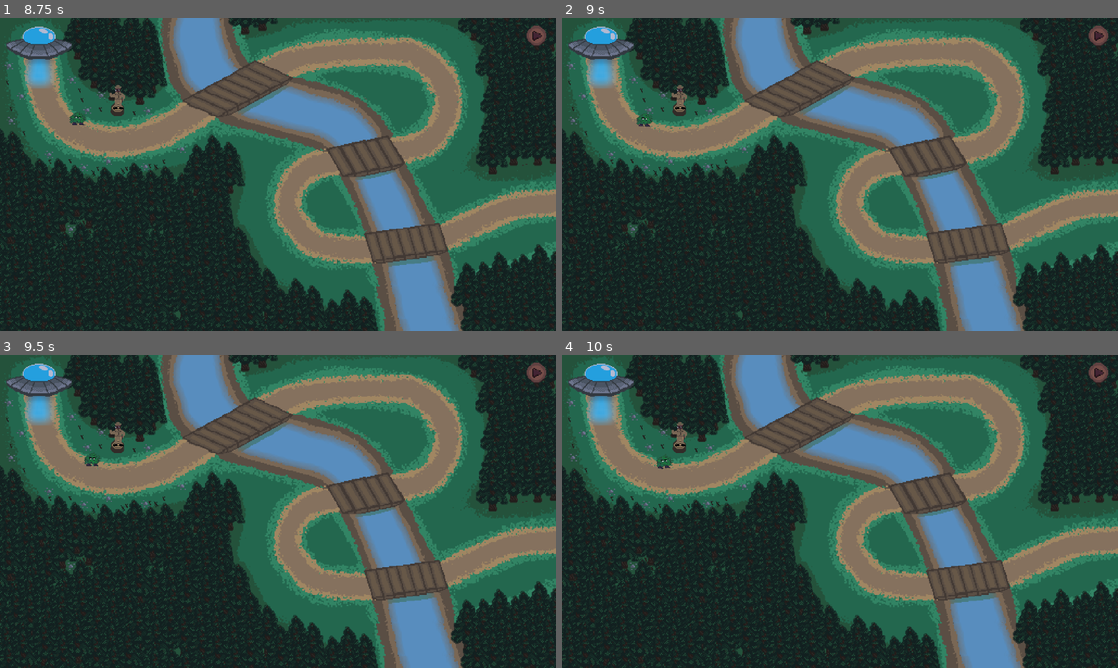
Above: before the commit, frames 1-4 (two rows, left to right).
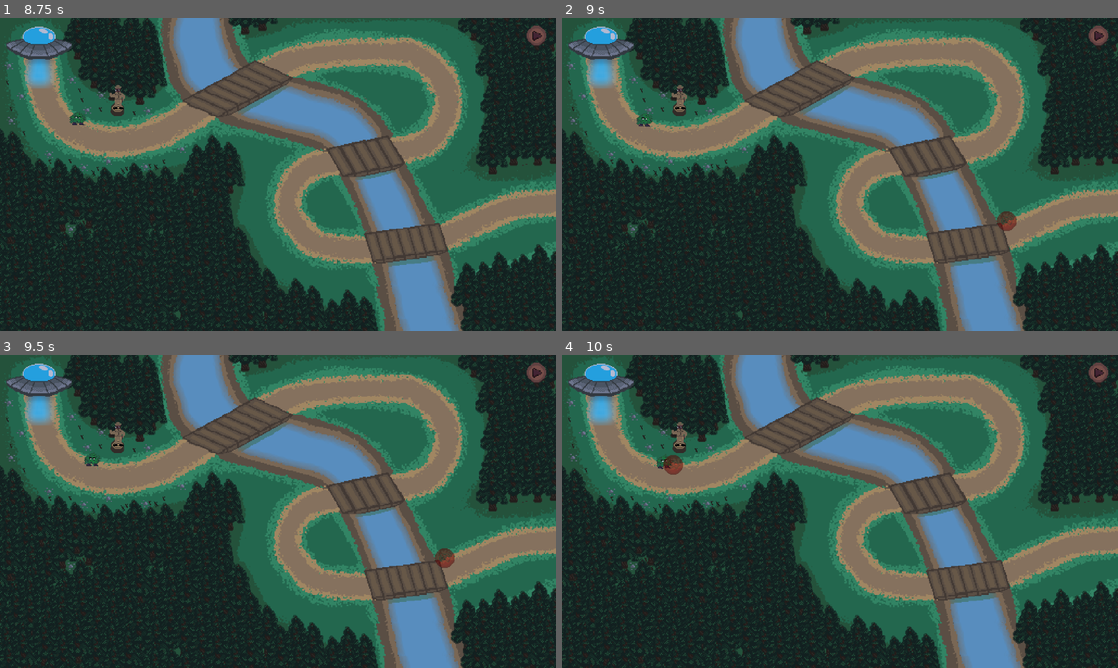
Above: after the commit, the same moments.

Repository: WilliamPickle/Aegis-of-Evergreen
Game: Godot game, scene res://scenes/current_scene.tscn
Two runs of this game, one before a commit and one after it. Both use one fixed random seed, a clock stepped at 60 frames per second and the inputs below.
Inputs (mouse positions are in pixels of both pictures, inside the frame that each line leads up to):
- Up to frame 1 (8.75 s): click (278, 174) at 0.5 s; click "Play" at 1.25 s; tap Enter at 2, 4.25 s; move the mouse to (400, 158) at 2.02 s; tap E at 2.1, 2.85, 4.35, 5.1 s; click (400, 158) at 2.17 s; tap Space at 2.75, 5 s; move the mouse to (166, 190) at 2.77 s; click (166, 190) at 2.92 s; click (522, 302) at 3.5 s; move the mouse to (333, 105) at 4.27 s; click (333, 105) at 4.42 s; move the mouse to (250, 237) at 5.02 s; click (250, 237) at 5.17 s; click (522, 302) at 5.75 s; click (533, 36) at 6.5 s; click (533, 36) at 7.25 s; click (533, 36) at 8 s
- Up to frame 2 (9 s): tap Enter at 8.75 s; move the mouse to (1006, 221) at 8.77 s; tap E at 8.85 s; click (1006, 221) at 8.92 s
- Up to frame 3 (9.5 s): no input
- Up to frame 4 (10 s): move the mouse to (673, 464) at 9.52 s; tap E at 9.6 s; click (673, 464) at 9.67 s

Frame 1 is identical in both runs. In frame 2, 0.2% of the frame differs, in the area x 78-82%, y 61-68%; in frame 3, 0.2%; in frame 4, 0.2%.

Commit message:
Test map hitboxes
Temporary hitboxes for tower placement testing

Diff:
--- a/scenes/level_1.tscn
+++ b/scenes/level_1.tscn
@@ -1,10 +1,11 @@
-[gd_scene load_steps=18 format=3 uid="uid://l3i6h5io4w4n"]
+[gd_scene load_steps=19 format=3 uid="uid://l3i6h5io4w4n"]
 
 [ext_resource type="Texture2D" uid="uid://bsp3ylagnsbpf" path="res://assets/sprites/maps/lvl1_map_v2.png" id="1_bswci"]
+[ext_resource type="Script" uid="uid://1g0ln2ifw00b" path="res://scripts/test_character_script.gd" id="1_fcfvj"]
 [ext_resource type="Texture2D" uid="uid://chpbewmr6hr8v" path="res://assets/sprites/icons and buttons/play_button_cropped.png" id="3_5xbjy"]
-[ext_resource type="Script" uid="uid://bfrutl1ayg5wm" path="res://scripts/start_wave.gd" id="4_4nkto"]
+[ext_resource type="Script" path="res://scripts/start_wave.gd" id="4_4nkto"]
 [ext_resource type="PackedScene" uid="uid://c47t02182m7x4" path="res://scenes/Enemies/blackberry_bush.tscn" id="4_5xbjy"]
-[ext_resource type="Script" uid="uid://fjhwx2cd8r7l" path="res://scenes/spawn_wave.gd" id="5_4nkto"]
+[ext_resource type="Script" path="res://scenes/spawn_wave.gd" id="5_4nkto"]
 
 [sub_resource type="Curve2D" id="Curve2D_014kd"]
 _data = {
@@ -35,6 +36,7 @@
 [sub_resource type="StyleBoxEmpty" id="StyleBoxEmpty_7nomh"]
 
 [node name="Level1" type="Node2D"]
+script = ExtResource("1_fcfvj")
 
 [node name="map" type="Sprite2D" parent="."]
 texture = ExtResource("1_bswci")
@@ -79,4 +81,21 @@
 [node name="SpawnWave" type="Timer" parent="."]
 script = ExtResource("5_4nkto")
 
+[node name="Area2D" type="Area2D" parent="."]
+
+[node name="Path" type="CollisionPolygon2D" parent="Area2D"]
+polygon = PackedVector2Array(-275, -170, -260, -165, -256, -161, -256, -156, -237, -151, -258, -133, -255, -107, -245, -80, -222, -60, -181, -54, -131, -69, -9, -139, 22, -149, 148, -156, 180, -143, 203, -114, 208, -82, 203, -47, 183, -27, 139, -15, 66, -3, 41, 6, 29, 17, 22, 31, 26, 42, 37, 56, 59, 70, 88, 72, 185, 59, 240, 36, 274, 23, 319, 21, 317, 46, 281, 48, 198, 83, 108, 96, 66, 96, 43, 94, 22, 80, 5, 55, -2, 36, 2, 16, 19, -12, 50, -25, 128, -40, 158, -45, 177, -57, 182, -76, 185, -93, 163, -118, 138, -129, 89, -128, 33, -123, 15, -114, -77, -66, -120, -40, -147, -30, -181, -24, -206, -26, -230, -32, -254, -49, -275, -72, -287, -102, -290, -121, -289, -134, -313, -150, -294, -156, -294, -161, -291, -165)
+
+[node name="BLTrees" type="CollisionPolygon2D" parent="Area2D"]
+polygon = PackedVector2Array(-320, -47, -288, -4, -257, 16, -190, 12, -120, 2, -83, -19, -58, -15, -49, 2, -64, 23, -61, 59, -43, 81, -23, 119, 4, 143, 105, 169, 105, 178, -320, 180)
+
+[node name="TLTrees" type="CollisionPolygon2D" parent="Area2D"]
+polygon = PackedVector2Array(-236, -177, -152, -175, -140, -108, -156, -91, -175, -91, -200, -94, -231, -130)
+
+[node name="RiverAndTrees" type="CollisionPolygon2D" parent="Area2D"]
+polygon = PackedVector2Array(-66, -180, -2, -180, -2, -173, -47, -159, -35, -130, 15, -111, 63, -99, 94, -83, 129, -47, 160, 14, 183, 62, 203, 125, 223, 118, 269, 105, 317, 100, 319, 179, 126, 180, 108, 79, 88, 31, 62, -26, -64, -64, -111, -95, -130, -158, -126, -180)
+
+[node name="CollisionPolygon2D" type="CollisionPolygon2D" parent="Area2D"]
+polygon = PackedVector2Array(212, -179, 318, -178, 319, -14, 246, -13, 247, -125)
+
 [connection signal="button_down" from="StartWave" to="SpawnWave" method="_on_button_down"]
